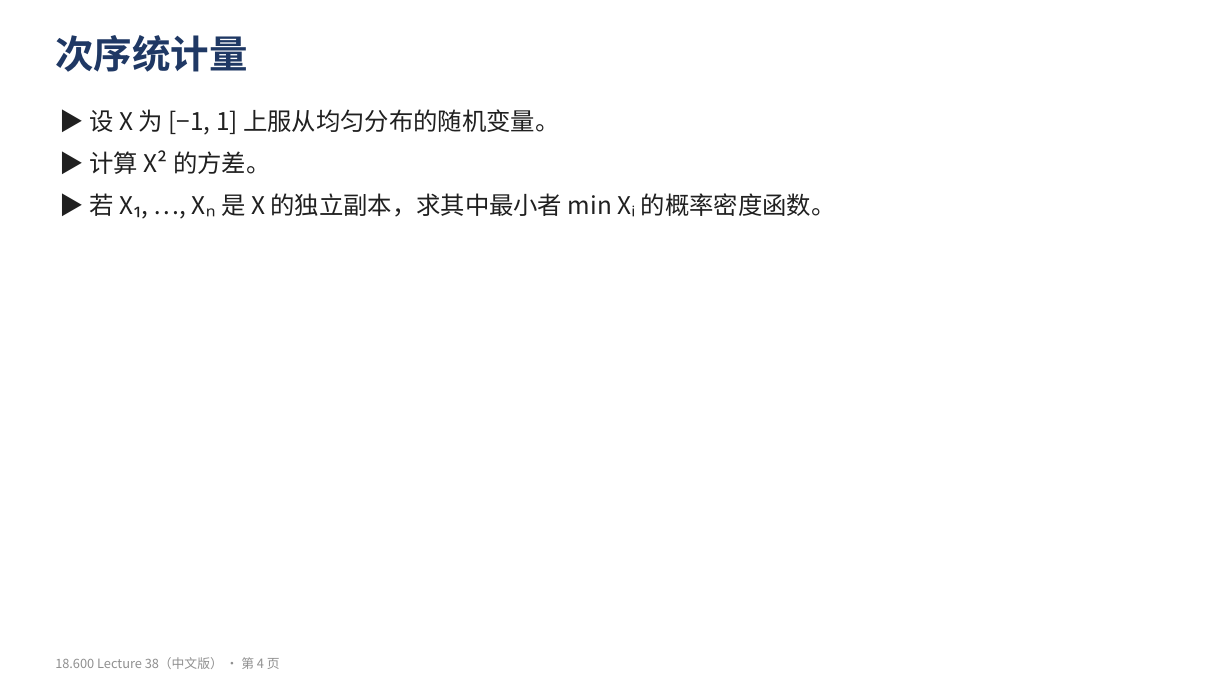
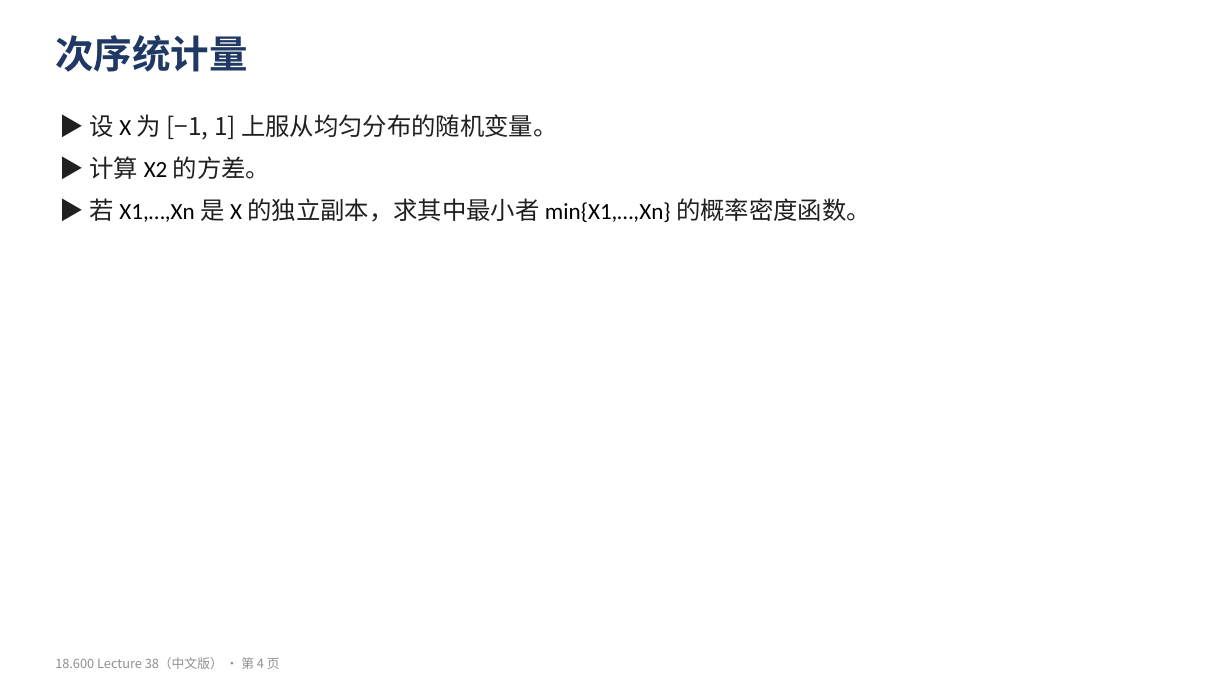
Before and after one commit to yuyangblue/note, a slide deck: slide 4 of 概率论与数理统计/原始材料/MIT18.600/中文版/Lecture38_复习练习_中文.pptx. Drawn at 1232x693 pixels with LibreOffice and Linux fonts; fonts in the diff are those of the drawing. Boxes give left, top, right and bottom in pixels: in the first picture for what was removed or moved away, otherwise in the second. Text is boxed around its words. In the diff, an @@ line names an element or a change of style, - is before the commit and + after.

```diff
--- a/概率论与数理统计/原始材料/MIT18.600/中文版/Lecture38_复习练习_中文.pptx
+++ b/概率论与数理统计/原始材料/MIT18.600/中文版/Lecture38_复习练习_中文.pptx
@@ text at (90,114,557,140): size 19 to 18 pt, font Noto Sans CJK SC to Calibri, text colour #202020 to #000000 in "X" @@
@@ text at (90,156,871,222): text changed @@
-▶ 计算 X² 的方差。
-▶ 若 X₁, …, Xₙ 是 X 的独立副本，求其中最小者 min Xᵢ 的概率密度函数。
+▶ 计算 X2 的方差。
+▶ 若 X1,…,Xn 是 X 的独立副本，求其中最小者 min{X1,…,Xn} 的概率密度函数。
```
Also in this commit, not shown: 13 other slides changed, 20 other files.
